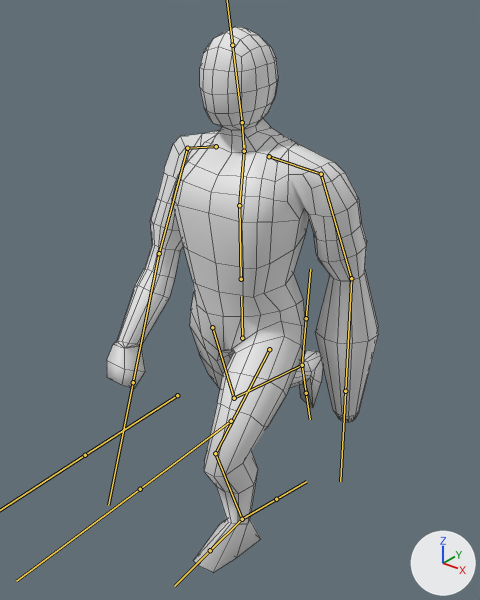
One commit to the FBX model Hayes_Ethan_collab/Assets/Models/Player/PlayerModel.fbx: the scene before it, then after it.
Both versions are drawn from a 50 mm camera at (1.44, -1.84, 2.17) aimed at (-0.04, 0.01, 1.03). The lights are fixed; the arrows at lower right show +X, +Y and +Z. Both versions are drawn at frame 4 of the action 'Armature|Run'; the numbers are the values there. The bones that bend it are drawn over the model as lines. Mesh edges are drawn as thin lines.
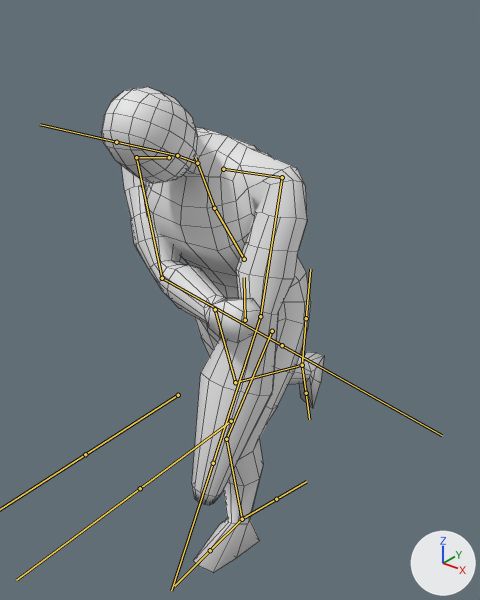
Changed parts and their boxes (x1, y1, x2, y2) in the pictures (480 x 600 px):
'Mesh', posed (18% narrower, 11% shorter): before (107, 27, 378, 573); after (101, 87, 324, 573)
bone 'Hips', root to tip: before (242, 338) to (241, 296); after (245, 320) to (244, 277)
bone 'Spine', root to tip: before (241, 279) to (239, 205); after (244, 259) to (214, 208)
bone 'Neck', root to tip: before (244, 151) to (242, 122); after (197, 163) to (177, 155)
bone 'UpperArm.L', root to tip: before (321, 174) to (351, 278); after (282, 177) to (260, 316)
bone 'LowerArm.L', root to tip: before (351, 278) to (345, 391); after (260, 316) to (213, 463)
bone 'Shoulder.R', root to tip: before (216, 146) to (187, 148); after (169, 157) to (136, 157)
bone 'UpperArm.R', root to tip: before (187, 148) to (159, 253); after (136, 157) to (162, 278)
bone 'LowerArm.R', root to tip: before (159, 253) to (133, 382); after (162, 278) to (282, 345)
bone 'Thigh.L', root to tip: before (269, 349) to (215, 453); after (272, 331) to (226, 439)
bone 'Calf.L', root to tip: before (215, 453) to (242, 519); after (226, 439) to (242, 519)
bone 'Calf.R', root to tip: before (234, 398) to (302, 365); after (235, 382) to (302, 365)

Edits to the bpy script that builds the scene:
```text
Change bone_hips:
    where bone_hips = bpy.data.objects['Armature'].pose.bones['Hips']
    bone_hips.location: (-0.001, -0.036, 0.009) -> (0.001, 0.038, -0.007)
Change bone_spine:
    where bone_spine = bpy.data.objects['Armature'].pose.bones['Spine']  # child of 'Hips'
    bone_spine.rotation_quaternion: (0.999, 0.034, 0.0, 0.0) -> (0.951, 0.31, 0.0, 0.0)  # degrees (4, 0, 0) -> degrees (36, 0, 0)
Change bone_neck:
    where bone_neck = bpy.data.objects['Armature'].pose.bones['Neck']  # child of 'Chest'
    bone_neck.rotation_quaternion: (1.0, 0.019, 0.0, 0.0) -> (0.967, 0.256, 0.0, 0.0)  # degrees (2, 0, 0) -> degrees (30, 0, 0)
Change bone_upperarm_l:
    where bone_upperarm_l = bpy.data.objects['Armature'].pose.bones['UpperArm.L']  # child of 'Shoulder.L'
    bone_upperarm_l.rotation_quaternion: (0.98, -0.187, 0.051, -0.051) -> (0.914, 0.394, -0.067, -0.072)  # degrees (-22, 5, -7) -> degrees (47, -4, -11)
Change bone_lowerarm_l:
    where bone_lowerarm_l = bpy.data.objects['Armature'].pose.bones['LowerArm.L']  # child of 'UpperArm.L'
    bone_lowerarm_l.rotation_quaternion: (0.996, 0.092, -0.004, 0.001) -> (1.0, -0.021, 0.001, 0.0)  # degrees (11, 0, 0) -> degrees (-2, 0, 0)
Change bone_shoulder_r:
    where bone_shoulder_r = bpy.data.objects['Armature'].pose.bones['Shoulder.R']  # child of 'Chest'
    bone_shoulder_r.rotation_quaternion: (1.0, 0.0, 0.0, 0.0) -> (0.993, 0.113, -0.026, -0.006)  # degrees (0, 0, 0) -> degrees (13, -3, -1)
Change bone_upperarm_r:
    where bone_upperarm_r = bpy.data.objects['Armature'].pose.bones['UpperArm.R']  # child of 'Shoulder.R'
    bone_upperarm_r.rotation_quaternion: (0.993, 0.101, 0.043, 0.039) -> (0.893, 0.359, 0.091, 0.255)  # degrees (12, 4, 5) -> degrees (43, -1, 31)
Change bone_lowerarm_r:
    where bone_lowerarm_r = bpy.data.objects['Armature'].pose.bones['LowerArm.R']  # child of 'UpperArm.R'
    bone_lowerarm_r.rotation_quaternion: (0.998, 0.042, 0.035, -0.007) -> (0.92, -0.022, 0.021, 0.391)  # degrees (5, 4, -1) -> degrees (-1, 3, 46)
Change bone_thigh_l:
    where bone_thigh_l = bpy.data.objects['Armature'].pose.bones['Thigh.L']  # child of 'Hips'
    bone_thigh_l.rotation_quaternion: (0.912, 0.41, -0.002, 0.017) -> (0.944, 0.331, -0.004, 0.013)  # degrees (48, -1, 2) -> degrees (39, -1, 1)
Change bone_calf_l:
    where bone_calf_l = bpy.data.objects['Armature'].pose.bones['Calf.L']  # child of 'Thigh.L'
    bone_calf_l.rotation_quaternion: (0.865, -0.501, 0.0, -0.035) -> (0.931, -0.364, 0.0, -0.026)  # degrees (-60, -2, -3) -> degrees (-43, -1, -3)
Change bone_foot_l:
    where bone_foot_l = bpy.data.objects['Armature'].pose.bones['Foot.L']  # child of 'Calf.L'
    bone_foot_l.rotation_quaternion: (0.974, 0.225, 0.017, 0.009) -> (0.987, 0.159, 0.013, 0.003)  # degrees (26, 2, 1) -> degrees (18, 1, 1)
Change bone_calf_r:
    where bone_calf_r = bpy.data.objects['Armature'].pose.bones['Calf.R']  # child of 'Thigh.R'
    bone_calf_r.rotation_quaternion: (0.896, -0.443, 0.0, 0.031) -> (0.925, -0.378, 0.0, 0.027)  # degrees (-53, 2, 3) -> degrees (-44, 1, 3)
Change bone_foot_r:
    where bone_foot_r = bpy.data.objects['Armature'].pose.bones['Foot.R']  # child of 'Calf.R'
    bone_foot_r.rotation_quaternion: (0.992, -0.128, -0.002, -0.022) -> (0.98, -0.199, -0.003, -0.016)  # degrees (-15, -1, -2) -> degrees (-23, -1, -2)
```
